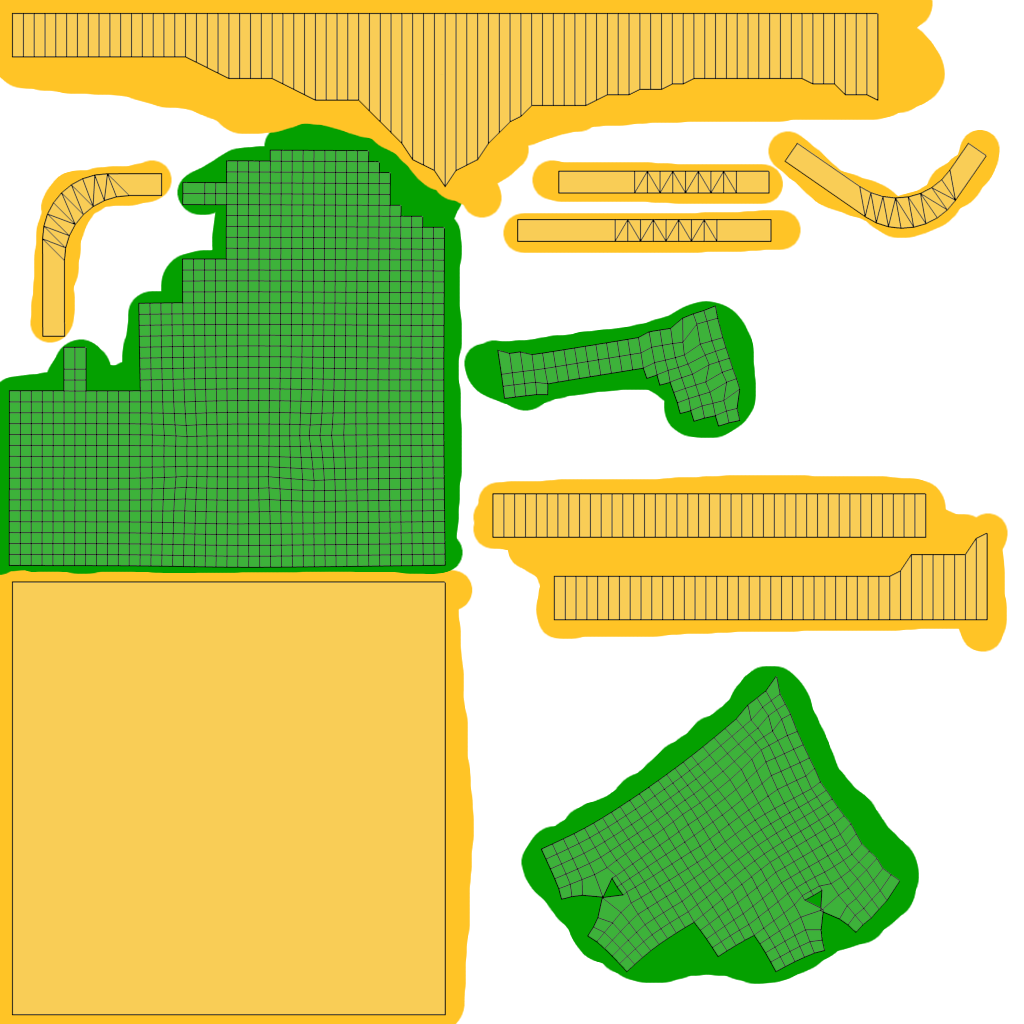
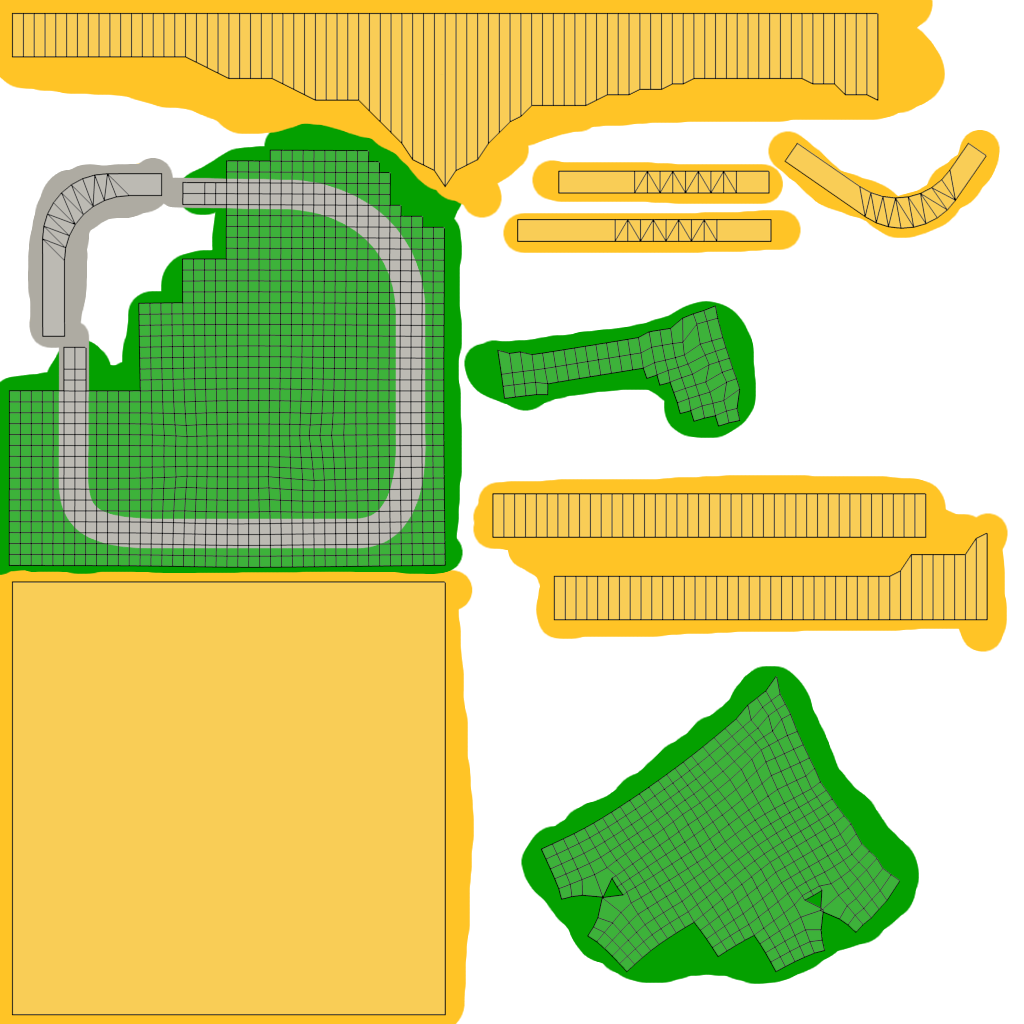
Before/after of a 1024px x 1024px layered artwork. What changed in the layer stack:
added layer "solid-tracks" above "solid-base" over [28, 158, 427, 549]
